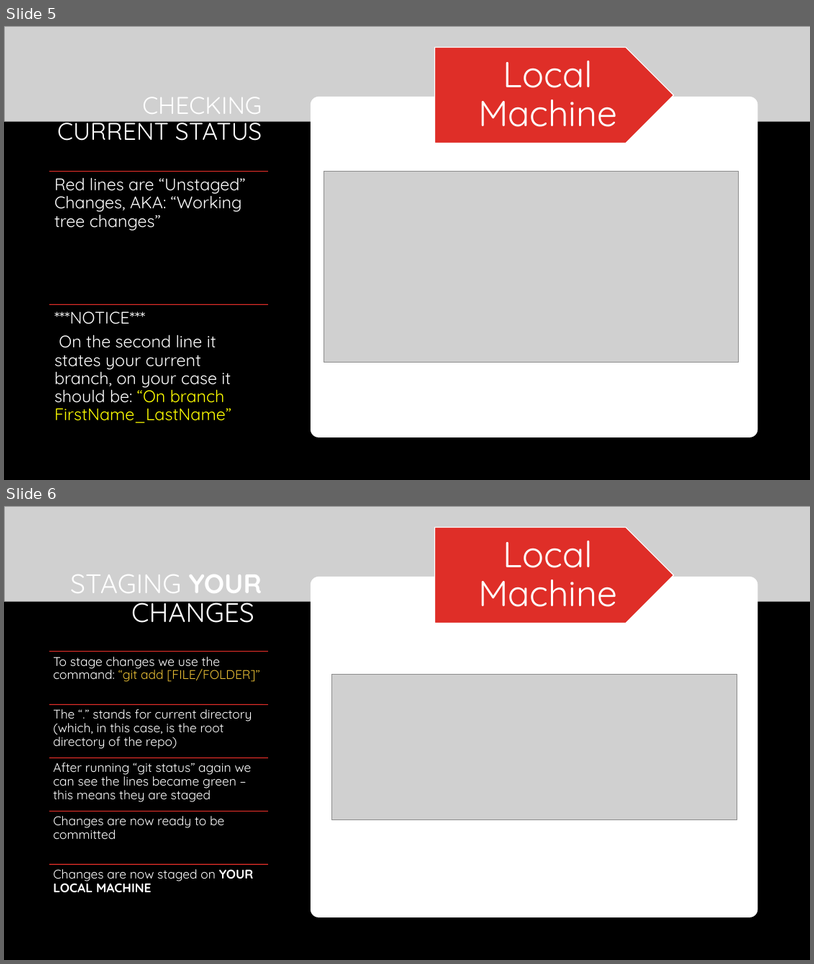
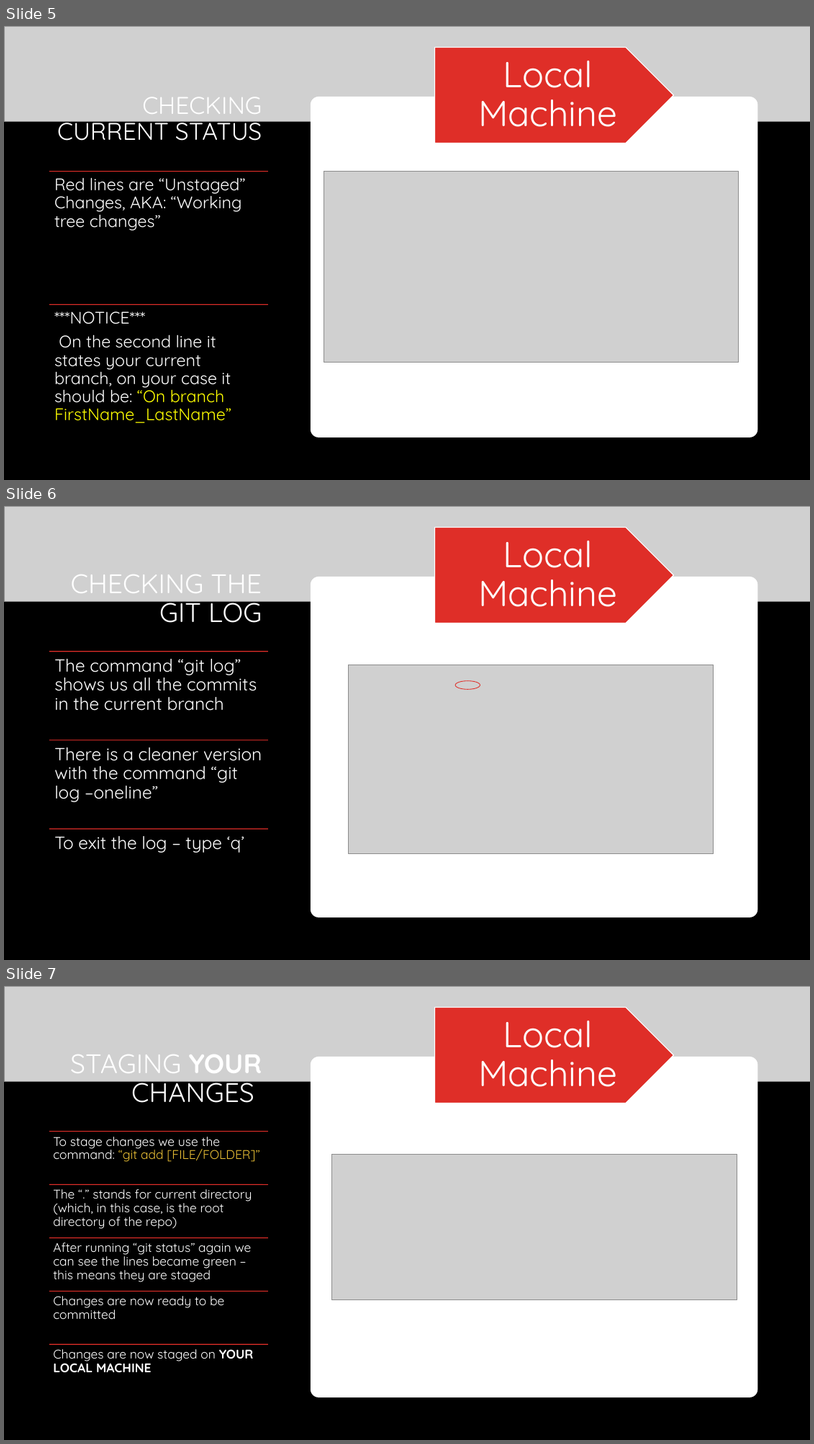
Before and after one commit to shachash1984/Tiltan_UnrealEngineCourse, a slide deck: Classes/Class_1/Git Helper.pptx. Shown one above the other, each under a label of ours: slides 5 and 6 before the commit, slides 5, 6 and 7 after it. The pictures are 814x964 and 814x1444 pixels, drawn with LibreOffice and Linux fonts; fonts in the diff are those of the drawing; grey boxes stand for pictures; background and template pictures are left out. Boxes give left, top, right and bottom in pixels: in the first picture for what was removed or moved away, otherwise in the second. Text is boxed around its words. In the diff, an @@ line names an element or a change of style, - is before the commit and + after.

```diff
--- a/Classes/Class_1/Git Helper.pptx
+++ b/Classes/Class_1/Git Helper.pptx
@@ slide 6 added at (4,506,810,960), background #FFFFFF @@
@@ rectangle added at (4,506,810,960), fill #000000 @@
@@ picture added at (4,506,810,602) @@
@@ pentagon arrow added at (435,527,674,623), fill #DF2E28, outline #FFFFFF 1 pt @@
@@ text added at (478,541,617,607), 43 pt, text #FFFFFF @@
+Local Machine
@@ title added at (71,574,262,623), 32 pt, text #FFFFFF @@
+CHECKING THE GIT LOG
@@ rounded rectangle added at (311,577,759,917), fill #FFFFFF @@
@@ picture added at (349,664,714,853) @@
@@ ellipse added at (456,681,481,690), outline #DF2E28 0.75 pt @@
@@ group added at (49,651,268,852): 3 lines, 3 texts @@
+The command “git log” shows us all the commits in the current branch
+There is a cleaner version with the command “git log –oneline”
+To exit the log – type ‘q’
@@ what was slide 6 is now slide 7 @@
```
Also in this commit, not shown: 3 slides changed, 1 other slide added.
